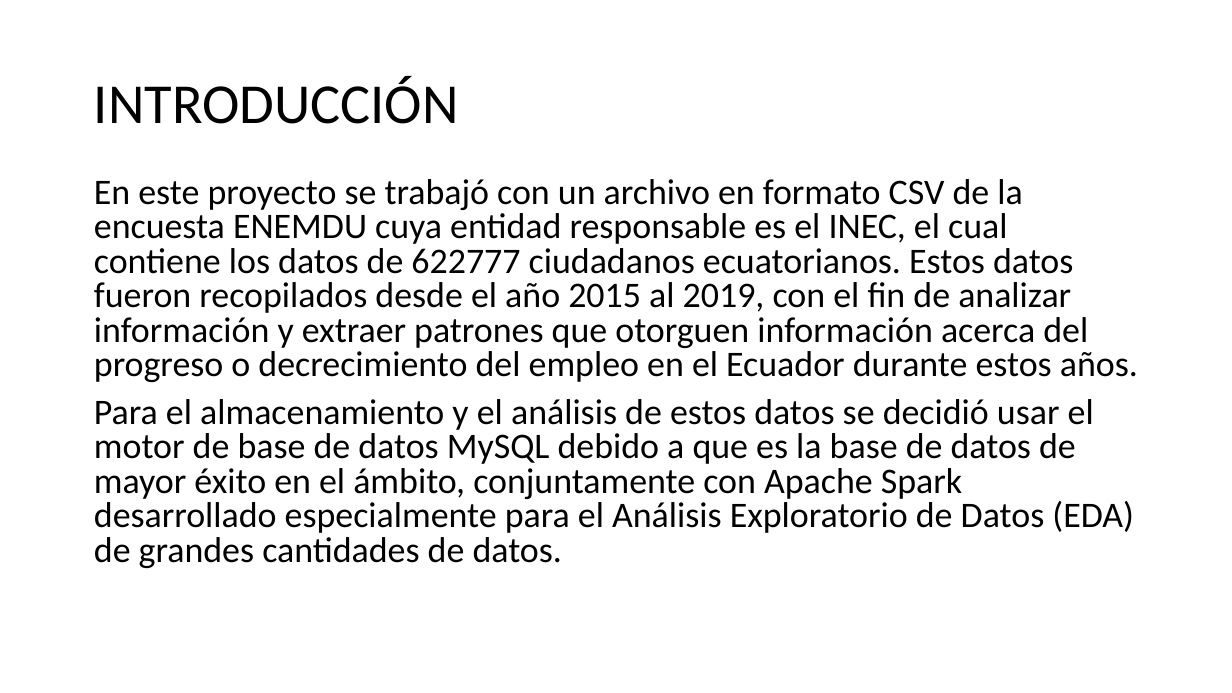
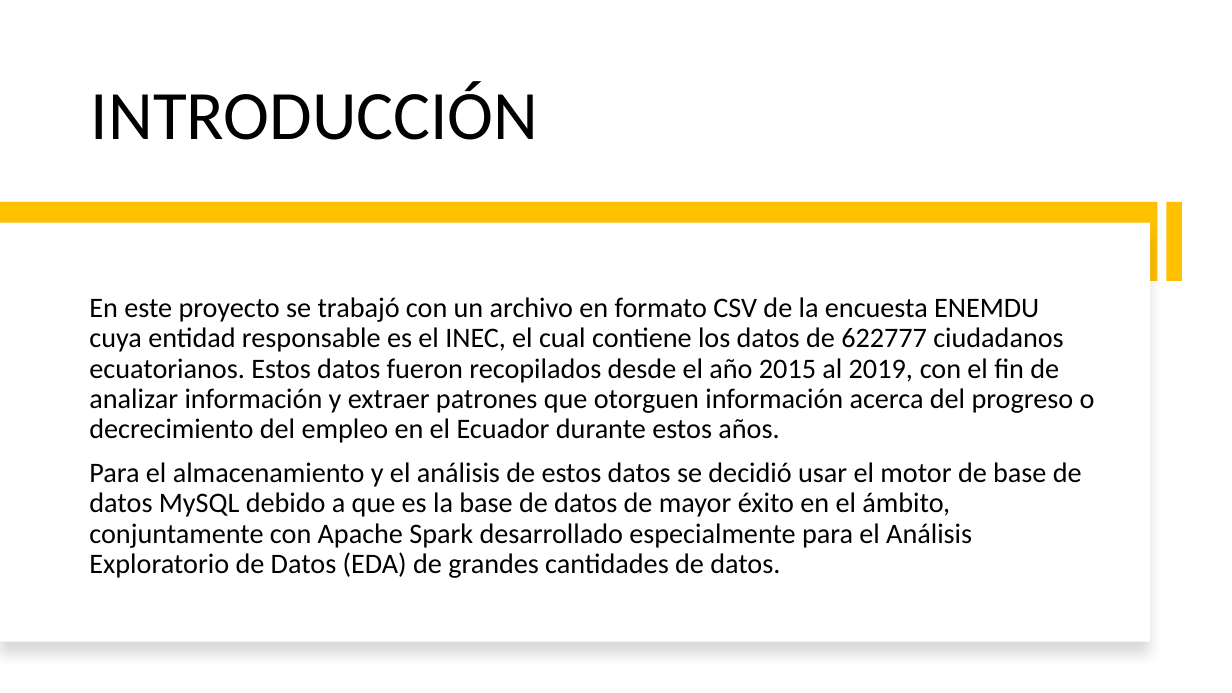
Before and after one commit to vysery98/proyectoIntegrador_IV, a slide deck: slide 2 of Presentación.pptx. Drawn at 1232x693 pixels with LibreOffice and Linux fonts; fonts in the diff are those of the drawing. Boxes give left, top, right and bottom in pixels: in the first picture for what was removed or moved away, otherwise in the second. Text is boxed around its words. In the diff, an @@ line names an element or a change of style, - is before the commit and + after.

```diff
--- a/Presentación.pptx
+++ b/Presentación.pptx
@@ title "INTRODUCCIÓN" at [91, 82, 539, 140]: size 44 to 54 pt; vertical alignment middle to bottom @@
@@ rectangle added at [0, 202, 1158, 281], fill #FFC000 @@
@@ rectangle added at [1166, 202, 1182, 281], fill #FFC000 @@
@@ rectangle added at [0, 223, 1151, 642], fill #FFFFFF @@
@@ text "En este proyecto se trabajó ...": place and size @@
-text "En este proyecto se trabajó ..." at [94, 179, 1138, 568]
+text "En este proyecto se trabajó ..." at [89, 297, 1095, 578]
@@ text "En este proyecto se trabajó ..." at [89, 297, 1095, 578]: size 28 to 22 pt; line spacing 0.8 to 0.9; vertical alignment top to middle @@
```
Also in this commit, not shown: 5 other slides changed, 1 slide added, 1 slide removed.
